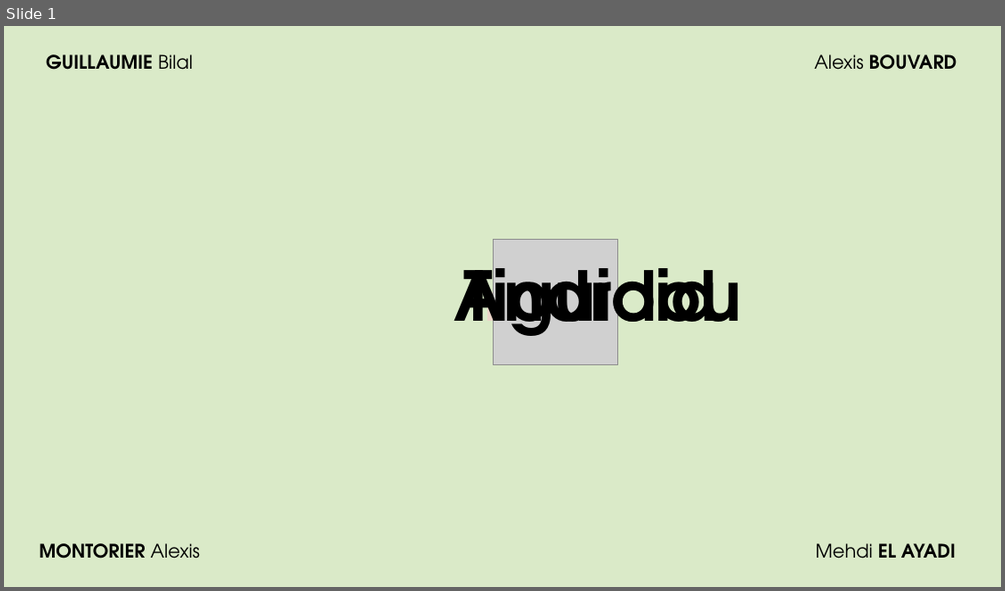
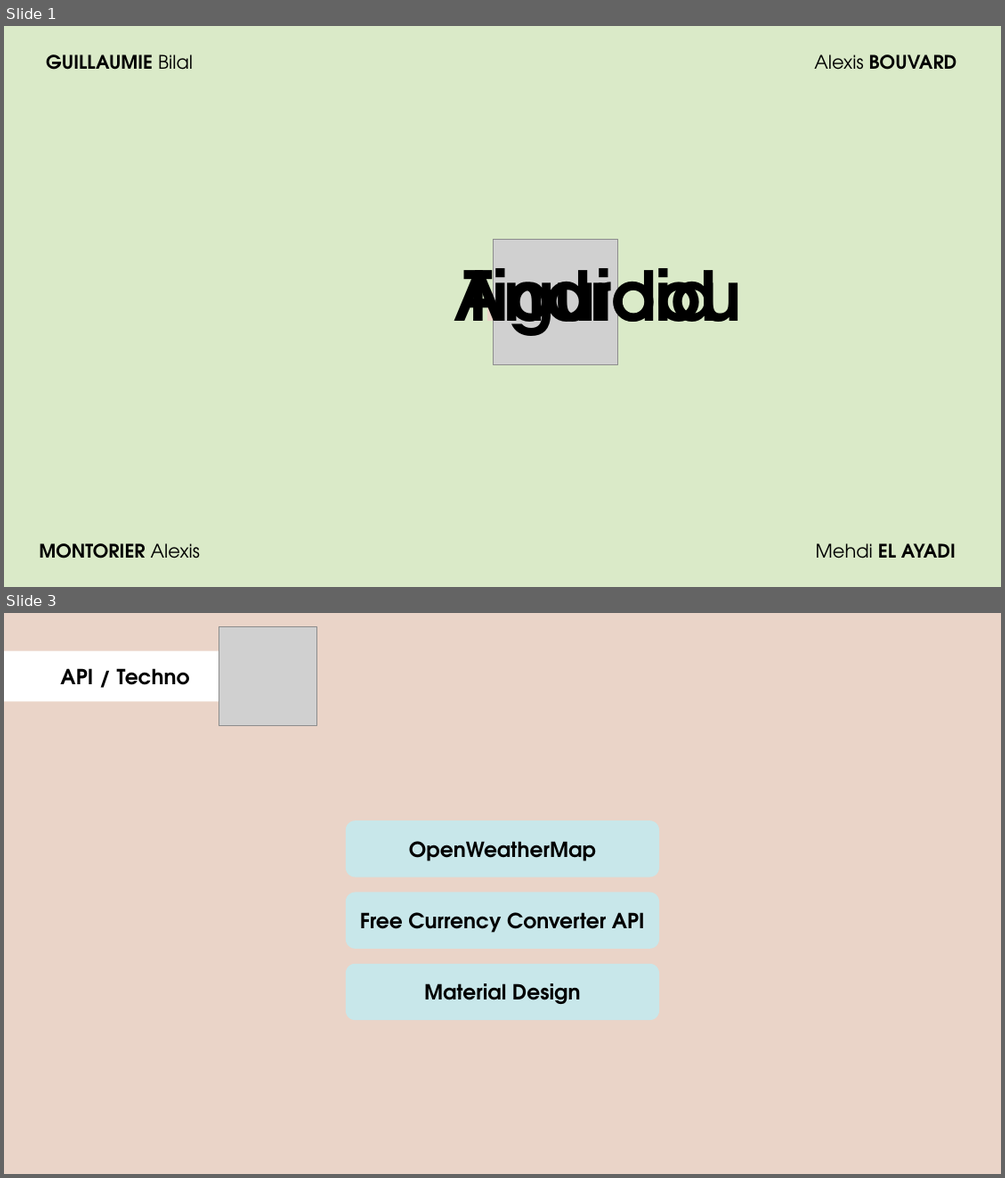
Before and after one commit to Albouvard/AppBoiteAOutil, a slide deck: présentation_android.pptx. Shown one above the other, each under a label of ours: slide 1 before the commit, slides 1 and 3 after it; the slides between them are not shown. The pictures are 1005x591 and 1005x1178 pixels, drawn with LibreOffice and Linux fonts; fonts in the diff are those of the drawing; grey boxes stand for pictures. Boxes give left, top, right and bottom in pixels: in the first picture for what was removed or moved away, otherwise in the second. Text is boxed around its words. In the diff, an @@ line names an element or a change of style, - is before the commit and + after.

```diff
--- a/présentation_android.pptx
+++ b/présentation_android.pptx
@@ slide 3 added at (4, 613, 1001, 1174), background #EAD4C8 @@
@@ picture added at (219, 626, 317, 726) @@
@@ rounded rectangle added at (4, 651, 254, 700), fill #FFFFFF, outline #FFFFFF 1 pt @@
@@ text added at (60, 668, 190, 685), 20 pt, text #000000, bold @@
+API / Techno
@@ rounded rectangle added at (346, 821, 659, 877), fill #C8E7EA, 20 pt, text #000000, bold @@
+OpenWeatherMap
@@ rounded rectangle added at (346, 892, 659, 948), fill #C8E7EA, 20 pt, text #000000, bold @@
+Free Currency Converter API
@@ rounded rectangle added at (346, 964, 659, 1020), fill #C8E7EA, 20 pt, text #000000, bold @@
+Material Design
```
Also in this commit, not shown: 3 slides changed, 4 other slides added, 1 slide removed, 3 other files.
